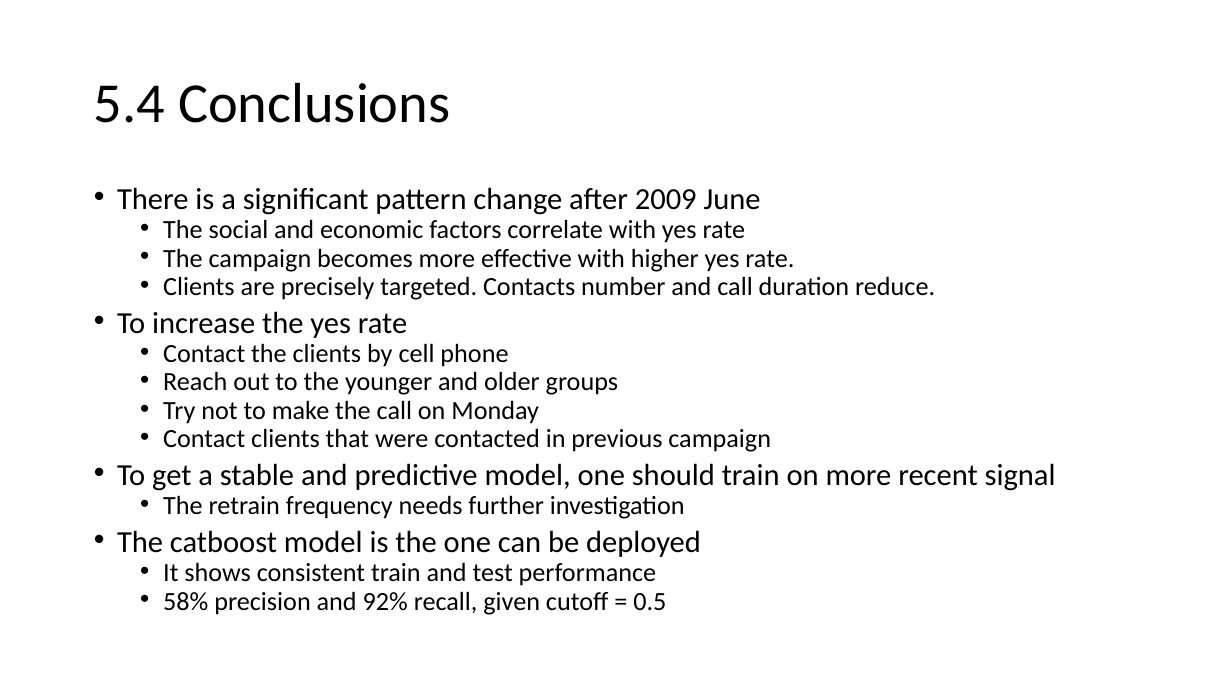
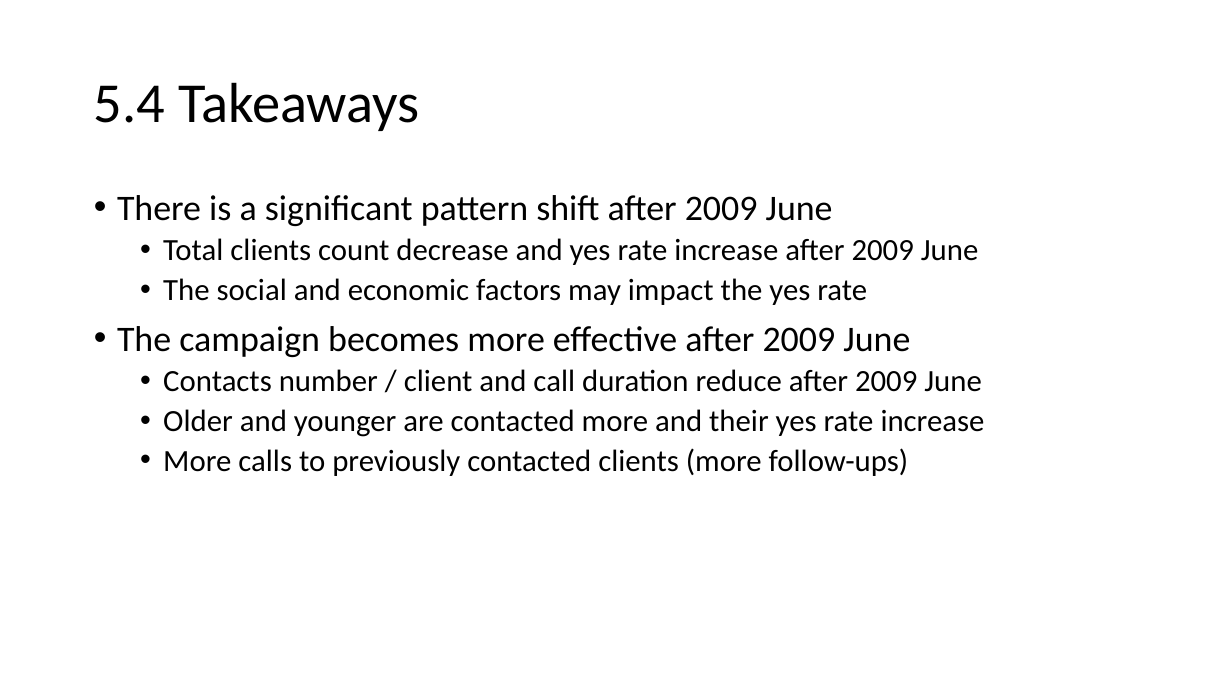
Before and after one commit to jianghan2013/UCI_data, a slide deck: slide 15 of ds_challenge_presentation_HanJiang.pptx. Drawn at 1232x693 pixels with LibreOffice and Linux fonts; fonts in the diff are those of the drawing. Boxes give left, top, right and bottom in pixels: in the first picture for what was removed or moved away, otherwise in the second. Text is boxed around its words. In the diff, an @@ line names an element or a change of style, - is before the commit and + after.

```diff
--- a/ds_challenge_presentation_HanJiang.pptx
+++ b/ds_challenge_presentation_HanJiang.pptx
@@ title at [94,82,420,131]: text changed @@
-5.4 Conclusions
+5.4 Takeaways
@@ text at [117,195,985,476]: text changed; size 20.4 to 24 pt @@
-• There is a significant pattern change after 2009 June
-  • The social and economic factors correlate with yes rate
-  • The campaign becomes more effective with higher yes rate.
-  • Clients are precisely targeted. Contacts number and call duration reduce.
-• To increase the yes rate
-  • Contact the clients by cell phone
-  • Reach out to the younger and older groups
-  • Try not to make the call on Monday
-  • Contact clients that were contacted in previous campaign
-• To get a stable and predictive model, one should train on more recent signal
-  • The retrain frequency needs further investigation
-• The catboost model is the one can be deployed
-  • It shows consistent train and test performance
-  • 58% precision and 92% recall, given cutoff = 0.5
+• There is a significant pattern shift after 2009 June
+  • Total clients count decrease and yes rate increase after 2009 June
+  • The social and economic factors may impact the yes rate
+• The campaign becomes more effective after 2009 June
+  • Contacts number / client and call duration reduce after 2009 June
+  • Older and younger are contacted more and their yes rate increase
+  • More calls to previously contacted clients (more follow-ups)
```
Also in this commit, not shown: 11 other slides changed, 3 slides added, 2 slides removed.
